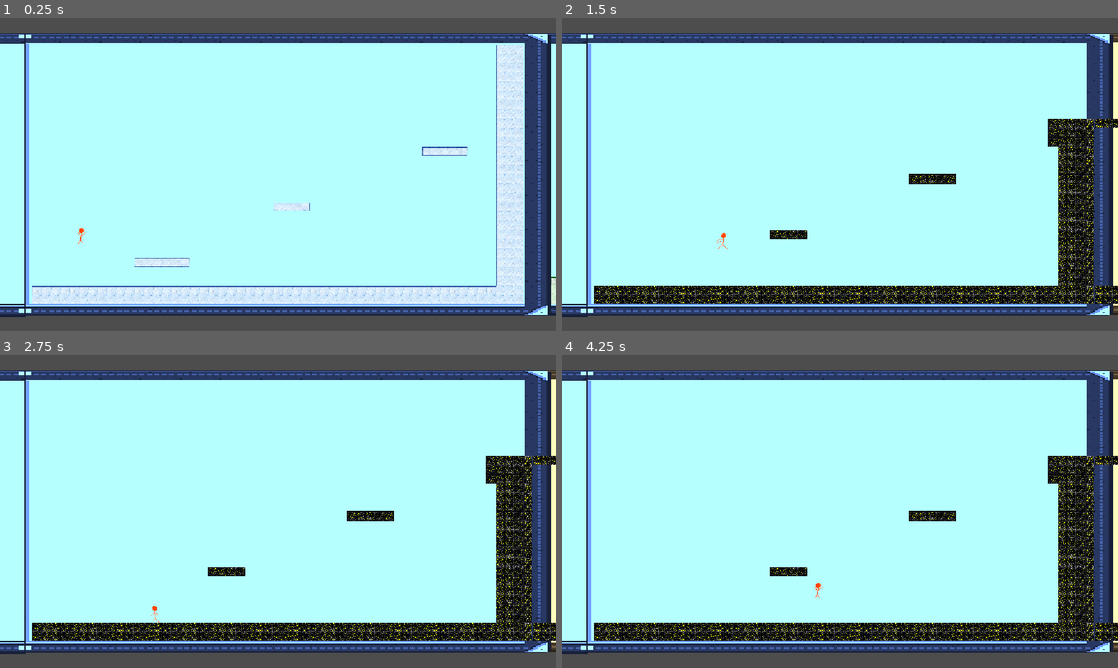
Above: before the commit, frames 1-4 (two rows, left to right).
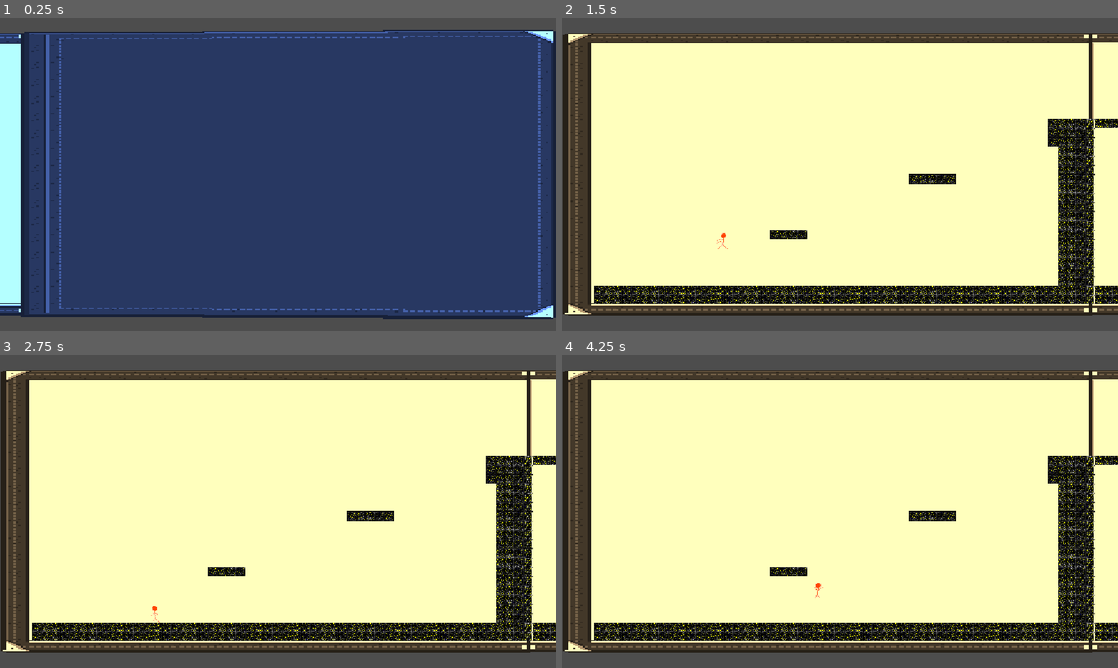
Above: after the commit, the same moments.

Repository: benjaminChambo/game-jamimag
Game: Godot game, scene res://Scènes/SceneTestPrincipale.tscn
Same seed, same stepped clock (60 frames per second), same inputs: the game is played once before the commit and once after it.
Inputs:
- Up to frame 1 (0.25 s): no input
- Up to frame 2 (1.5 s): hold D (right_d) from 0.53 s (still down); tap P (turn_page_p) at 0.6 s; tap Space (space_jump) at 0.77 s; tap O (dash_o) at 1.35 s
- Up to frame 3 (2.75 s): tap Space (space_jump) at 1.52 s; tap P (turn_page_p) at 1.55, 2.1 s; release D (right_d) at 2.03 s; hold Q (left_q) from 2.03 s (still down)
- Up to frame 4 (4.25 s): release Q (left_q) at 2.78 s; hold D (right_d) from 2.78 s (still down); tap Y at 2.85 s; tap Space (space_jump) at 3.02, 3.77 s; tap P (turn_page_p) at 3.05, 3.6 s

The runs differ from the first frame. In frame 1, 82% of the frame differs, in the area x 0-100%, y 3-97%; in frame 2, 80%; in frame 3, 80%; in frame 4, 80%.

Commit message:
Réglage des fonds et transi page presque fin

Diff:
--- a/Scènes/SceneTestPrincipale.tscn
+++ b/Scènes/SceneTestPrincipale.tscn
@@ -2,7 +2,6 @@
 
 [ext_resource type="Script" uid="uid://b0kchfk28uar0" path="res://scripts/levels/intro.gd" id="1_2ru4x"]
 [ext_resource type="PackedScene" uid="uid://ds6v8eful05g0" path="res://Scènes/ScenePersonnage.tscn" id="1_34ld8"]
-[ext_resource type="Texture2D" uid="uid://d18mi8bvwvgt0" path="res://art/Fond/fond_blanc.png" id="2_1hgg1"]
 [ext_resource type="Script" uid="uid://dgm73bueb71fm" path="res://scripts/Personnage/camera_moove.gd" id="2_gux8m"]
 [ext_resource type="PackedScene" uid="uid://b8wslvwx2ey08" path="res://Scènes/SceneNiveauTest.tscn" id="2_l22gy"]
 [ext_resource type="Texture2D" uid="uid://ddsoq74yivvji" path="res://art/page_turn_full.png" id="2_v45tl"]
@@ -132,14 +131,14 @@
 tracks/0/type = "value"
 tracks/0/imported = false
 tracks/0/enabled = true
-tracks/0/path = NodePath(".:position")
+tracks/0/path = NodePath("../../Page2/PageTurnAnim:position")
 tracks/0/interp = 1
 tracks/0/loop_wrap = true
 tracks/0/keys = {
 "times": PackedFloat32Array(0),
 "transitions": PackedFloat32Array(1),
 "update": 0,
-"values": [Vector2(-1794, -3303.5)]
+"values": [Vector2(-6067, -2852)]
 }
 
 [sub_resource type="Animation" id="Animation_72ywm"]
@@ -148,14 +147,14 @@
 tracks/0/type = "value"
 tracks/0/imported = false
 tracks/0/enabled = true
-tracks/0/path = NodePath(".:position")
+tracks/0/path = NodePath("../../Page2/PageTurnAnim:position")
 tracks/0/interp = 1
 tracks/0/loop_wrap = true
 tracks/0/keys = {
 "times": PackedFloat32Array(0, 0.3),
 "transitions": PackedFloat32Array(1, 1),
 "update": 0,
-"values": [Vector2(2913, -4944), Vector2(-526, -4943)]
+"values": [Vector2(-2598, -2852), Vector2(-6067, -2852)]
 }
 
 [sub_resource type="Animation" id="Animation_v45tl"]
@@ -164,14 +163,14 @@
 tracks/0/type = "value"
 tracks/0/imported = false
 tracks/0/enabled = true
-tracks/0/path = NodePath(".:position")
+tracks/0/path = NodePath("../../Page2/PageTurnAnim:position")
 tracks/0/interp = 1
 tracks/0/loop_wrap = true
 tracks/0/keys = {
 "times": PackedFloat32Array(0, 0.3),
 "transitions": PackedFloat32Array(1, 1),
 "update": 0,
-"values": [Vector2(-526, -4953.0005), Vector2(2913.0002, -4943.0005)]
+"values": [Vector2(-6067, -2852), Vector2(-2598, -2852)]
 }
 
 [sub_resource type="AnimationLibrary" id="AnimationLibrary_2ru4x"]
@@ -668,10 +667,6 @@
 horizontal_alignment = 1
 vertical_alignment = 1
 
-[node name="FondBlanc" type="Sprite2D" parent="." unique_id=1413022240]
-position = Vector2(-1092, -1451)
-texture = ExtResource("2_1hgg1")
-
 [node name="CharacterBody2D" parent="." unique_id=1304069712 instance=ExtResource("1_34ld8")]
 position = Vector2(-171.27979, -4551.1123)
 
@@ -685,11 +680,15 @@
 script = ExtResource("2_gux8m")
 
 [node name="OuvertureBook" parent="." unique_id=347624594 instance=ExtResource("5_0c7d2")]
+z_index = 10
 position = Vector2(-534, -4928)
 scale = Vector2(8.661932, 3.697897)
 
-[node name="PageTurnAnim" type="AnimatedSprite2D" parent="." unique_id=381243398]
-position = Vector2(-1794, -3303.5)
+[node name="Page1" parent="." unique_id=1747003562 instance=ExtResource("2_l22gy")]
+position = Vector2(2084, -2111)
+
+[node name="PageTurnAnim" type="AnimatedSprite2D" parent="Page1" unique_id=381243398]
+position = Vector2(-2598, -2813)
 scale = Vector2(8.582316, 3.6867337)
 sprite_frames = SubResource("SpriteFrames_d7522")
 animation = &"PageTurn"
@@ -697,11 +696,8 @@
 frame_progress = 1.0
 script = ExtResource("3_2ru4x")
 
-[node name="AnimationPlayer" type="AnimationPlayer" parent="PageTurnAnim" unique_id=297730431]
+[node name="AnimationPlayer1" type="AnimationPlayer" parent="Page1/PageTurnAnim" unique_id=297730431]
 libraries/ = SubResource("AnimationLibrary_2ru4x")
-
-[node name="Page1" parent="." unique_id=1747003562 instance=ExtResource("2_l22gy")]
-position = Vector2(2084, -2111)
 
 [node name="TML_froid" type="TileMapLayer" parent="Page1" unique_id=513280849]
 tile_map_data = PackedByteArray("AADd/+D/AQABAAAAAADe/+D/AQABAAAAAADf/+D/AQABAAAAAADg/+D/AQABAAAAAADh/+D/AQABAAAAAADi/+ …(6880 unchanged characters)…
@@ -806,6 +802,30 @@
 [node name="Page2" parent="." unique_id=1471697786 instance=ExtResource("2_l22gy")]
 position = Vector2(9032, -2111)
 
+[node name="PageTurnAnim" type="AnimatedSprite2D" parent="Page2" unique_id=252772806]
+position = Vector2(-6067, -2852)
+scale = Vector2(8.582316, 3.6867337)
+sprite_frames = SubResource("SpriteFrames_d7522")
+animation = &"PageTurn"
+frame = 11
+frame_progress = 1.0
+script = ExtResource("3_2ru4x")
+
+[node name="AnimationPlayer" type="AnimationPlayer" parent="Page2/PageTurnAnim" unique_id=604556293]
+libraries/ = SubResource("AnimationLibrary_2ru4x")
+
+[node name="PageTurnAnim2" type="AnimatedSprite2D" parent="Page2" unique_id=215901971]
+position = Vector2(871, -2813)
+scale = Vector2(8.582316, 3.6867337)
+sprite_frames = SubResource("SpriteFrames_d7522")
+animation = &"PageTurn"
+frame = 11
+frame_progress = 1.0
+script = ExtResource("3_2ru4x")
+
+[node name="AnimationPlayer" type="AnimationPlayer" parent="Page2/PageTurnAnim2" unique_id=2039626930]
+libraries/ = SubResource("AnimationLibrary_2ru4x")
+
 [node name="TML_froid" type="TileMapLayer" parent="Page2" unique_id=1908510535]
 tile_map_data = PackedByteArray("AAA8ANH/AQAAAAUAAAAMAOD/AQAFAAEAAAAMAOH/AQAFAAEAAADY/+D/AQAFAAEAAADY/+H/AQAFAAEAAADZ/+ …(25104 unchanged characters)…
 tile_set = SubResource("TileSet_um2sp")
@@ -1532,7 +1552,7 @@
 tile_map_data = PackedByteArray("AACh/9//AQABAAAAAACi/9//AQABAAAAAACj/9//AQABAAAAAACk/9//AQABAAAAAACl/9//AQABAAAAAACm/9 …(2512 unchanged characters)…
 tile_set = SubResource("TileSet_um2sp")
 
-[node name="FondFroid8" type="Sprite2D" parent="Page9/TML_froid" unique_id=1371643923]
+[node name="FondFroid9" type="Sprite2D" parent="Page9/TML_froid" unique_id=1371643923]
 z_index = -1
 position = Vector2(-2616, -2819)
 scale = Vector2(8.704296, 3.6850557)
@@ -1655,4 +1675,6 @@
 [node name="plateforme4" parent="." unique_id=846541164 instance=ExtResource("23_cpo65")]
 position = Vector2(19905, -5066)
 
-[connection signal="animation_finished" from="PageTurnAnim" to="PageTurnAnim" method="_on_animation_finished"]
+[connection signal="animation_finished" from="Page1/PageTurnAnim" to="Page1/PageTurnAnim" method="_on_animation_finished"]
+[connection signal="animation_finished" from="Page2/PageTurnAnim" to="Page2/PageTurnAnim" method="_on_animation_finished"]
+[connection signal="animation_finished" from="Page2/PageTurnAnim2" to="Page2/PageTurnAnim2" method="_on_animation_finished"]
--- a/scripts/levels/niveau_test.gd
+++ b/scripts/levels/niveau_test.gd
@@ -67,19 +67,37 @@
 			if page == 1:
 				get_node("../Page1/TML_chaud/FondChaud1").show()
 			elif page == 2:
+				get_node("../Page1/TML_chaud/FondChaud1").show()
+			elif page == 3:
 				get_node("../Page2/TML_chaud/FondChaud2").show()
-			elif page == 3:
+			elif page == 4:
+				get_node("../Page2/TML_chaud/FondChaud2").show()
+			elif page == 5:
 				get_node("../Page3/TML_chaud/FondChaud3").show()
-			elif page == 4:
+			elif page == 6:
+				get_node("../Page3/TML_chaud/FondChaud3").show()
+			elif page == 7:
 				get_node("../Page4/TML_chaud/FondChaud4").show()
-			elif page == 5:
+			elif page == 8:
+				get_node("../Page4/TML_chaud/FondChaud4").show()
+			elif page == 9:
 				get_node("../Page5/TML_chaud/FondChaud5").show()
-			elif page == 6:
+			elif page == 10:
+				get_node("../Page5/TML_chaud/FondChaud5").show()
+			elif page == 11:
 				get_node("../Page6/TML_chaud/FondChaud6").show()
-			elif page == 7:
+			elif page == 12:
+				get_node("../Page6/TML_chaud/FondChaud6").show()
+			elif page == 13:
 				get_node("../Page7/TML_chaud/FondChaud7").show()
+			elif page == 14:
+				get_node("../Page7/TML_chaud/FondChaud7").show()
+			elif page == 15:
+				get_node("../Page8/TML_chaud/FondChaud8").show()
+			elif page == 16:
+				get_node("../Page8/TML_chaud/FondChaud8").show()
 			else:
-				get_node("../Page8/TML_chaud/FondChaud8").show()
+				get_node("../Page9/TML_chaud/FondChaud9").show()
 		elif currentTile == 2:
 			currentTile = 1
 			map_2.set_enabled(false)
@@ -89,17 +107,33 @@
 			elif page == 2:
 				get_node("../Page2/TML_froid/FondFroid2").show()
 			elif page == 3:
+				get_node("../Page2/TML_froid/FondFroid2").show()
+			elif page == 4:
 				get_node("../Page3/TML_froid/FondFroid3").show()
-			elif page == 4:
+			elif page == 5:
+				get_node("../Page3/TML_froid/FondFroid3").show()
+			elif page == 6:
 				get_node("../Page4/TML_froid/FondFroid4").show()
-			elif page == 5:
+			elif page == 7:
+				get_node("../Page4/TML_froid/FondFroid4").show()
+			elif page == 8:
 				get_node("../Page5/TML_froid/FondFroid5").show()
-			elif page == 6:
+			elif page == 9:
+				get_node("../Page5/TML_froid/FondFroid5").show()
+			elif page == 10:
 				get_node("../Page6/TML_froid/FondFroid6").show()
-			elif page == 7:
+			elif page == 11:
+				get_node("../Page6/TML_froid/FondFroid6").show()
+			elif page == 12:
 				get_node("../Page7/TML_froid/FondFroid7").show()
+			elif page == 13:
+				get_node("../Page7/TML_froid/FondFroid7").show()
+			elif page == 14:
+				get_node("../Page8/TML_froid/FondFroid8").show()
+			elif page == 15:
+				get_node("../Page8/TML_froid/FondFroid8").show()
 			else:
-				get_node("../Page8/TML_froid/FondFroid8").show()
+				get_node("../Page9/TML_froid/FondFroid9").show()
 
 
 func hide_all():
--- a/scripts/objets/page_turn_animation.gd
+++ b/scripts/objets/page_turn_animation.gd
@@ -1,25 +1,26 @@
 extends AnimatedSprite2D
 
+var page = 1
 var recto = true
 
 # Called when the node enters the scene tree for the first time.
 func _ready() -> void:
 	hide()  # Cache l'anim au début
-	get_node("../Page1/ToRight").corps_detecte.connect(_move_anim)
-	get_node("../Page1/ToRight2").corps_detecte.connect(_move_anim)
-	get_node("../Page2/ToRight").corps_detecte.connect(_move_anim)
-	get_node("../Page2/ToRight2").corps_detecte.connect(_move_anim)
-	get_node("../Page3/ToRight").corps_detecte.connect(_move_anim)
-	get_node("../Page3/ToRight2").corps_detecte.connect(_move_anim)
-	get_node("../Page4/ToRight").corps_detecte.connect(_move_anim)
-	get_node("../Page4/ToRight2").corps_detecte.connect(_move_anim)
-	get_node("../Page5/ToRight").corps_detecte.connect(_move_anim)
-	get_node("../Page5/ToRight2").corps_detecte.connect(_move_anim)
-	get_node("../Page6/ToRight").corps_detecte.connect(_move_anim)
-	get_node("../Page6/ToRight2").corps_detecte.connect(_move_anim)
-	get_node("../Page7/ToRight").corps_detecte.connect(_move_anim)
-	get_node("../Page7/ToRight2").corps_detecte.connect(_move_anim)
-	get_node("../Page8/ToRight").corps_detecte.connect(_move_anim)
+	get_node("../../Page1/ToRight").corps_detecte.connect(_move_anim)
+	get_node("../../Page1/ToRight2").corps_detecte.connect(_move_anim)
+	get_node("../../Page2/ToRight").corps_detecte.connect(_move_anim)
+	get_node("../../Page2/ToRight2").corps_detecte.connect(_move_anim)
+	get_node("../../Page3/ToRight").corps_detecte.connect(_move_anim)
+	get_node("../../Page3/ToRight2").corps_detecte.connect(_move_anim)
+	get_node("../../Page4/ToRight").corps_detecte.connect(_move_anim)
+	get_node("../../Page4/ToRight2").corps_detecte.connect(_move_anim)
+	get_node("../../Page5/ToRight").corps_detecte.connect(_move_anim)
+	get_node("../../Page5/ToRight2").corps_detecte.connect(_move_anim)
+	get_node("../../Page6/ToRight").corps_detecte.connect(_move_anim)
+	get_node("../../Page6/ToRight2").corps_detecte.connect(_move_anim)
+	get_node("../../Page7/ToRight").corps_detecte.connect(_move_anim)
+	get_node("../../Page7/ToRight2").corps_detecte.connect(_move_anim)
+	get_node("../../Page8/ToRight").corps_detecte.connect(_move_anim)
 
 # Called every frame. 'delta' is the elapsed time since the previous frame.
 func _physics_process(_delta: float) -> void:
@@ -30,16 +31,143 @@
 		else:
 			flip_h = true
 			recto = true
-		show() # Fais apparaître l'anim
-		play("PageTurn")
-		if !recto:
-			$AnimationPlayer.play("move_anim_right")
-		else:
-			$AnimationPlayer.play("move_anim_left")
+		if page == 1:
+			get_node("../../Page1/PageTurnAnim").show()
+			get_node("../../Page1/PageTurnAnim").play("PageTurn")
+			if !recto:
+				get_node("../../Page1/PageTurnAnim/AnimationPlayer1").play("move_anim_right")
+			else:
+				get_node("../../Page1/PageTurnAnim/AnimationPlayer1").play("move_anim_left")
+		elif page == 2:
+			if !recto:
+				get_node("../../Page2/PageTurnAnim2").show()
+				get_node("../../Page2/PageTurnAnim2").play("PageTurn")
+				get_node("../../Page2/PageTurnAnim2/AnimationPlayer").play("move_anim_right")
+			else:
+				get_node("../../Page2/PageTurnAnim2").show()
+				get_node("../../Page2/PageTurnAnim2").play("PageTurn")
+				get_node("../../Page2/PageTurnAnim2/AnimationPlayer").play("move_anim_left")
+		elif page == 3:
+			if !recto:
+				get_node("../../Page2/PageTurnAnim").show()
+				get_node("../../Page2/PageTurnAnim").play("PageTurn")
+				get_node("../../Page2/PageTurnAnim/AnimationPlayer").play("move_anim_right")
+			else:
+				get_node("../../Page2/PageTurnAnim").show()
+				get_node("../../Page2/PageTurnAnim").play("PageTurn")
+				get_node("../../Page2/PageTurnAnim/AnimationPlayer").play("move_anim_left")
+		elif page == 4:
+			if !recto:
+				get_node("../../Page3/PageTurnAnim2").show()
+				get_node("../../Page3/PageTurnAnim2").play("PageTurn")
+				get_node("../../Page3/PageTurnAnim2/AnimationPlayer").play("move_anim_right")
+			else:
+				get_node("../../Page3/PageTurnAnim2").show()
+				get_node("../../Page3/PageTurnAnim2").play("PageTurn")
+				get_node("../../Page3/PageTurnAnim2/AnimationPlayer").play("move_anim_left")
+		elif page == 5:
+			if !recto:
+				get_node("../../Page3/PageTurnAnim").show()
+				get_node("../../Page3/PageTurnAnim").play("PageTurn")
+				get_node("../../Page3/PageTurnAnim/AnimationPlayer").play("move_anim_right")
+			else:
+				get_node("../../Page3/PageTurnAnim").show()
+				get_node("../../Page3/PageTurnAnim").play("PageTurn")
+				get_node("../../Page3/PageTurnAnim/AnimationPlayer").play("move_anim_left")
+		elif page == 6:
+			if !recto:
+				get_node("../../Page4/PageTurnAnim2").show()
+				get_node("../../Page4/PageTurnAnim2").play("PageTurn")
+				get_node("../../Page4/PageTurnAnim2/AnimationPlayer").play("move_anim_right")
+			else:
+				get_node("../../Page4/PageTurnAnim2").show()
+				get_node("../../Page4/PageTurnAnim2").play("PageTurn")
+				get_node("../../Page4/PageTurnAnim2/AnimationPlayer").play("move_anim_left")
+		elif page == 7:
+			if !recto:
+				get_node("../../Page4/PageTurnAnim").show()
+				get_node("../../Page4/PageTurnAnim").play("PageTurn")
+				get_node("../../Page4/PageTurnAnim/AnimationPlayer").play("move_anim_right")
+			else:
+				get_node("../../Page4/PageTurnAnim").show()
+				get_node("../../Page4/PageTurnAnim").play("PageTurn")
+				get_node("../../Page4/PageTurnAnim/AnimationPlayer").play("move_anim_left")
+		elif page == 8:
+			if !recto:
+				get_node("../../Page5/PageTurnAnim2").show()
+				get_node("../../Page5/PageTurnAnim2").play("PageTurn")
+				get_node("../../Page5/PageTurnAnim2/AnimationPlayer").play("move_anim_right")
+			else:
+				get_node("../../Page5/PageTurnAnim2").show()
+				get_node("../../Page5/PageTurnAnim2").play("PageTurn")
+				get_node("../../Page5/PageTurnAnim2/AnimationPlayer").play("move_anim_left")
+		elif page == 9:
+			if !recto:
+				get_node("../../Page5/PageTurnAnim").show()
+				get_node("../../Page5/PageTurnAnim").play("PageTurn")
+				get_node("../../Page5/PageTurnAnim/AnimationPlayer").play("move_anim_right")
+			else:
+				get_node("../../Page5/PageTurnAnim").show()
+				get_node("../../Page5/PageTurnAnim").play("PageTurn")
+				get_node("../../Page5/PageTurnAnim/AnimationPlayer").play("move_anim_left")
+		elif page == 10:
+			if !recto:
+				get_node("../../Page6/PageTurnAnim2").show()
+				get_node("../../Page6/PageTurnAnim2").play("PageTurn")
+				get_node("../../Page6/PageTurnAnim2/AnimationPlayer").play("move_anim_right")
+			else:
+				get_node("../../Page6/PageTurnAnim2").show()
+				get_node("../../Page6/PageTurnAnim2").play("PageTurn")
+				get_node("../../Page6/PageTurnAnim2/AnimationPlayer").play("move_anim_left")
+		elif page == 11:
+			if !recto:
+				get_node("../../Page6/PageTurnAnim").show()
+				get_node("../../Page6/PageTurnAnim").play("PageTurn")
+				get_node("../../Page6/PageTurnAnim/AnimationPlayer").play("move_anim_right")
+			else:
+				get_node("../../Page6/PageTurnAnim").show()
+				get_node("../../Page6/PageTurnAnim").play("PageTurn")
+				get_node("../../Page6/PageTurnAnim/AnimationPlayer").play("move_anim_left")
+		elif page == 12:
+			if !recto:
+				get_node("../../Page7/PageTurnAnim2").show()
+				get_node("../../Page7/PageTurnAnim2").play("PageTurn")
+				get_node("../../Page7/PageTurnAnim2/AnimationPlayer").play("move_anim_right")
+			else:
+				get_node("../../Page7/PageTurnAnim2").show()
+				get_node("../../Page7/PageTurnAnim2").play("PageTurn")
+				get_node("../../Page7/PageTurnAnim2/AnimationPlayer").play("move_anim_left")
+		elif page == 13:
+			if !recto:
+				get_node("../../Page7/PageTurnAnim").show()
+				get_node("../../Page7/PageTurnAnim").play("PageTurn")
+				get_node("../../Page7/PageTurnAnim/AnimationPlayer").play("move_anim_right")
+			else:
+				get_node("../../Page7/PageTurnAnim").show()
+				get_node("../../Page7/PageTurnAnim").play("PageTurn")
+				get_node("../../Page7/PageTurnAnim/AnimationPlayer").play("move_anim_left")
+		elif page == 14:
+			if !recto:
+				get_node("../../Page8/PageTurnAnim2").show()
+				get_node("../../Page8/PageTurnAnim2").play("PageTurn")
+				get_node("../../Page8/PageTurnAnim2/AnimationPlayer").play("move_anim_right")
+			else:
+				get_node("../../Page8/PageTurnAnim2").show()
+				get_node("../../Page8/PageTurnAnim2").play("PageTurn")
+				get_node("../../Page8/PageTurnAnim2/AnimationPlayer").play("move_anim_left")
+		elif page == 15:
+			if !recto:
+				get_node("../../Page8/PageTurnAnim").show()
+				get_node("../../Page8/PageTurnAnim").play("PageTurn")
+				get_node("../../Page8/PageTurnAnim/AnimationPlayer").play("move_anim_right")
+			else:
+				get_node("../../Page8/PageTurnAnim").show()
+				get_node("../../Page8/PageTurnAnim").play("PageTurn")
+				get_node("../../Page8/PageTurnAnim/AnimationPlayer").play("move_anim_left")
 
 func _on_animation_finished() -> void:
 	hide() # Recache quand l'anim est terminée
 
 func _move_anim():
-	offset.x += 4200
+	page += 1
 	recto = true
--- a/scripts/ouverture_book.gd
+++ b/scripts/ouverture_book.gd
@@ -1,6 +1,6 @@
 extends AnimatedSprite2D
 
-var timer = 10.0
+var timer = 0.2
 
 func _ready() -> void:
 	pass # Replace with function body.
